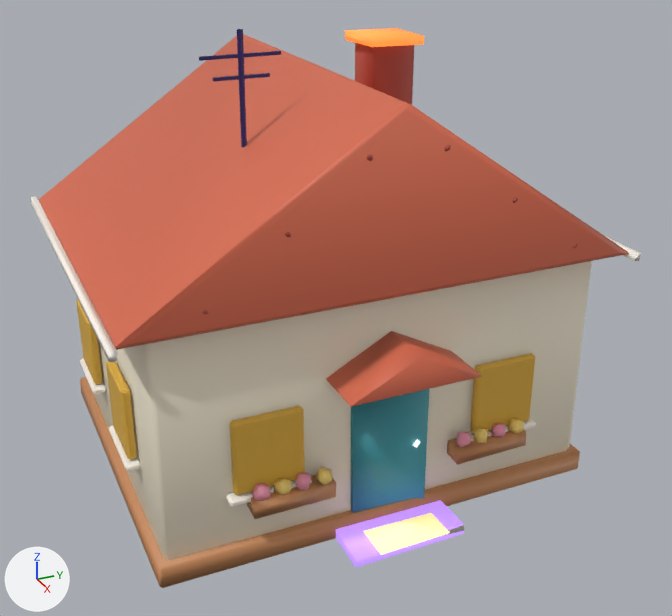
What one commit did to the glTF model public/models/lod/house.glb.
Rendered twice from a camera (50 mm lens) standing at (11.46, -4.77, 7.75) and looking at (0.65, 0.09, 2.34). The lights are fixed; the arrows at lower left show +X, +Y and +Z. The first picture is the older version. Where no turn or scale is listed for an object, it has been applied to the vertices. Vertices at exactly the same position are counted once.

In view in the first picture: 'house'.
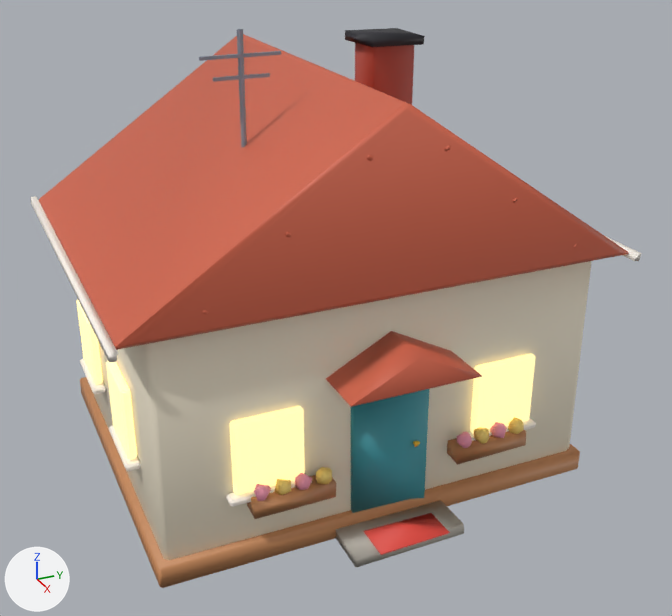
Pixel boxes (x1, y1, x2, y2) of what changed, in the pictures (672 x 616 px; the box of a moved part takes in the faces that stretch with it):
part 1 of me_house_004, moved or reshaped
    before: (413, 418, 526, 465)
    after: (413, 417, 524, 448)
part 2 of me_house_004, moved or reshaped
    before: (252, 467, 332, 500)
    after: (254, 430, 526, 501)
part 3 of me_house_004, surface changed
    both: (76, 28, 579, 567)

The change, as a list of edits to the scene's bpy script:
```text
Change me_house_004:
    where me_house_004.from_pydata(...)  # 817 vertices, 1446 faces; spans x -3.07..3.07, y -3.43..3.43, z -3.1..3.1
    used by ob_house; location = (0.23, 0.0, 3.1)
    me_house_004 part 1: 62 of 817 vertices moved; they spanned x 2.28..2.59, y 0.3..1.95, z -2.27..-1.85 and now span x 2.28..2.59, y 0.3..1.94, z -2.25..-1.85; mean shift (0.01, 0.0, 0.02); largest move (2.3, 1.95, -2.25) -> (2.55, 0.86, -2.05)
    me_house_004 part 2: 50 of 817 vertices moved; they spanned x 2.36..2.59, y -1.91..-0.88, z -2.07..-1.86 and now span x 2.3..2.59, y -1.9..1.95, z -2.27..-1.86; mean shift (0.0, 0.25, -0.02); largest move (2.4, -1.07, -2.02) -> (2.55, 1.95, -2.25)
    me_house_004 part 3: 1276 kept faces spanning x -3.07..3.07, y -3.43..3.43, z -3.1..3.1 get new texture (UV) coordinates
```
